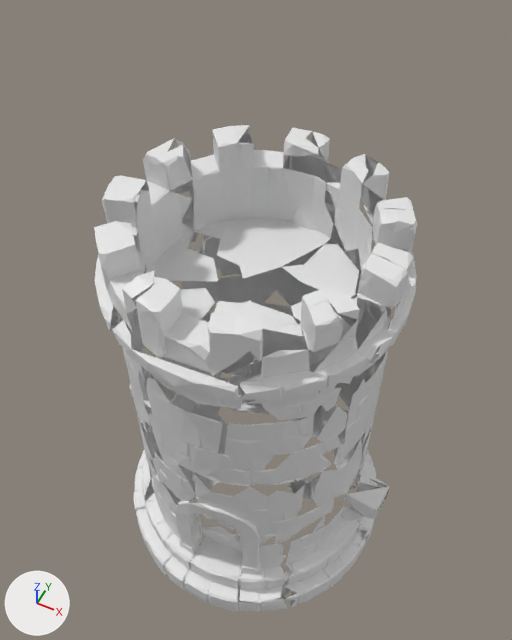
Two versions of the glTF model docs/pc/look_target/crosshaven_city/work/3d_cities/crosshaven/walls/bld_tower_round_a_LOD1.glb, one commit apart.
Before and after are seen from a 50 mm camera at (4.76, -9.47, 19.71) aimed at (-0.09, 0.23, 7.59). Arrows for +X, +Y and +Z are at lower left; the lights stay in place. The older version comes first. Mesh edges are drawn as thin lines on the coarser meshes. Materials are left out; every surface is plain grey.

The first picture shows 'geometry_0'.
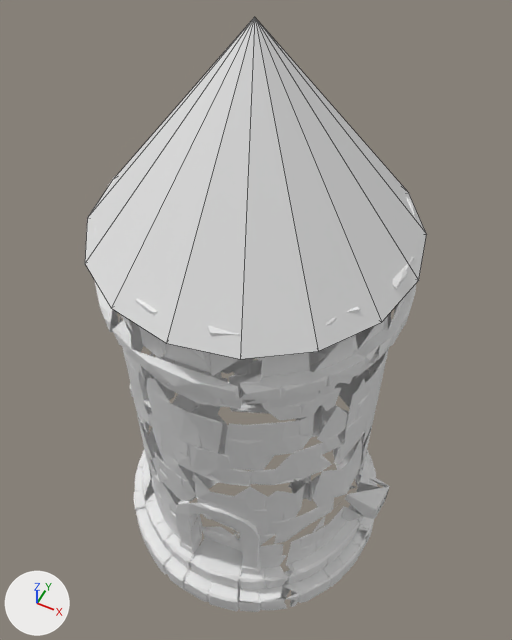
Location of each change, (x1, y1, x2, y2) in pixels of the pictures (512 x 640 px):
'roof', added: after (85, 17, 427, 359)

Patch to the scene script:
```diff
--- a/docs/pc/look_target/crosshaven_city/work/3d_cities/crosshaven/walls/bld_tower_round_a_LOD1.glb.py
+++ b/docs/pc/look_target/crosshaven_city/work/3d_cities/crosshaven/walls/bld_tower_round_a_LOD1.glb.py
@@ me_geometry_1 @@
+me_geometry_1.from_pydata(...)  # a 16-sided cone pointing to +z spanning x -3.32..3.32, y -3.32..3.32, z 10.6..14.75
@@ ob_roof @@
+ob_roof = bpy.data.objects.new('roof', me_geometry_1)
+ob_roof.location = (0.0, 0.0, 0.0)
```
